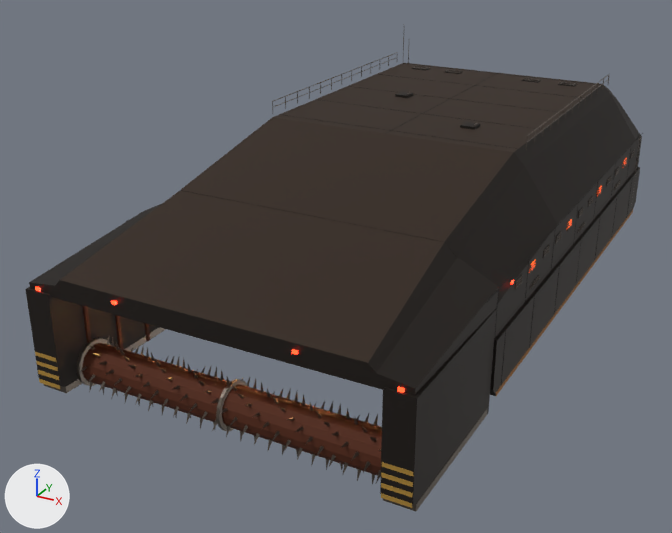
The glTF model public/models/harvester.glb, before and after one commit.
Rendered twice from a camera (50 mm lens) standing at (30.4, -67.3, 34.0) and looking at (-3.2, -6.1, 3.4). Lighting does not change. The marker at lower left points along +X, +Y and +Z. The first picture is the older version.

Names of what the first picture shows: 'Harvester_Drum', 'Harvester_Hull' and 1 more.
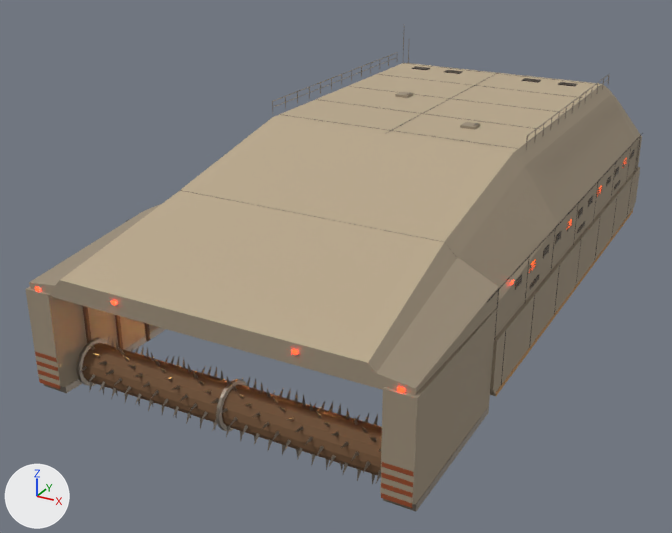
Location of each change, [x1, y1, x2, y2] in pixels of the pictures (672 x 533 px):
'Harvester_Hull', recoloured (lighter)
    both: [26, 56, 643, 511]
'Harvester_Drum', recoloured (lighter)
    both: [77, 337, 382, 482]

Patch to the scene script:
```diff
--- a/public/models/harvester.glb.py
+++ b/public/models/harvester.glb.py
@@ mat_harviron @@
 mat_harviron = principled_material('HarvIron')
-mat_harviron.base_color = (0.0232, 0.0176, 0.0144)  # black #2a2420
+mat_harviron.base_color = (0.366, 0.301, 0.216)  # beige #a39580
 mat_harviron.metallic = 0.6
@@ mat_harvdeck @@
 mat_harvdeck = principled_material('HarvDeck')
-mat_harvdeck.base_color = (0.0423, 0.0252, 0.016)  # brown #3a2c22
+mat_harvdeck.base_color = (0.521, 0.423, 0.287)  # beige #bfae92
 mat_harvdeck.metallic = 0.5
@@ mat_harvrust @@
 mat_harvrust = principled_material('HarvRust')
-mat_harvrust.base_color = (0.102, 0.0252, 0.00913)  # brown #5a2c18
+mat_harvrust.base_color = (0.195, 0.102, 0.0482)  # brown #7a5a3e
 mat_harvrust.metallic = 0.45
```
